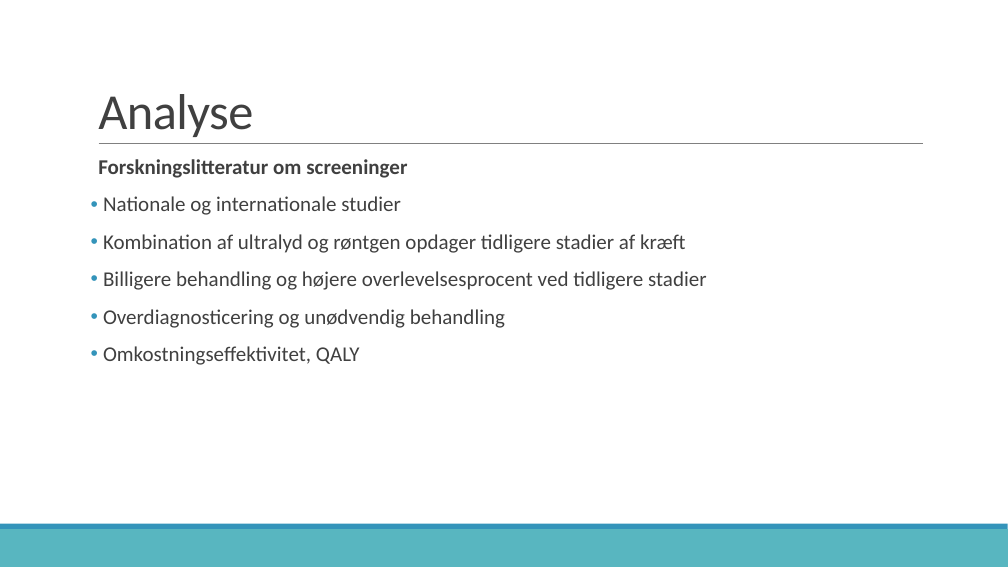
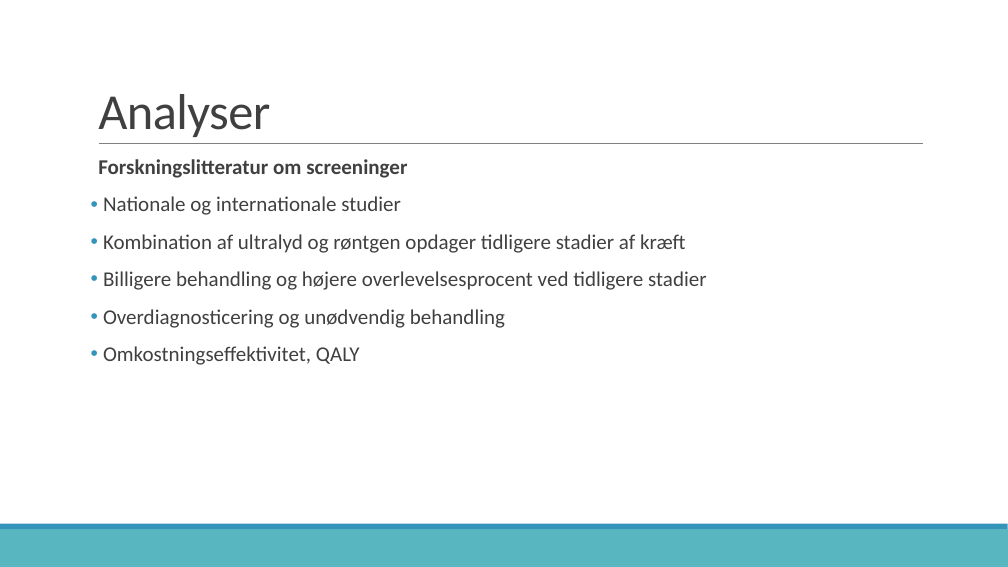
Before and after one commit to zeroregard/Automatic-Sonography, a slide deck: slide 8 of Præsentation_Eksamen.pptx. Drawn at 1008x567 pixels with LibreOffice and Linux fonts; fonts in the diff are those of the drawing. Boxes give left, top, right and bottom in pixels: in the first picture for what was removed or moved away, otherwise in the second. Text is boxed around its words. In the diff, an @@ line names an element or a change of style, - is before the commit and + after.

```diff
--- a/Præsentation_Eksamen.pptx
+++ b/Præsentation_Eksamen.pptx
@@ title at box(98, 94, 270, 137): text changed @@
-Analyse
+Analyser
```
Also in this commit, not shown: 2 other slides changed.
